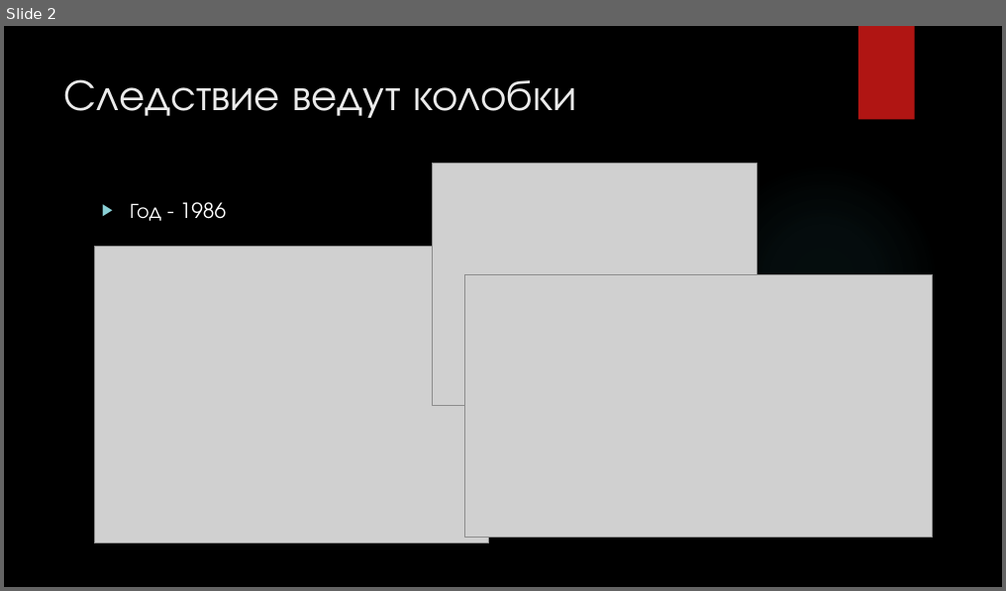
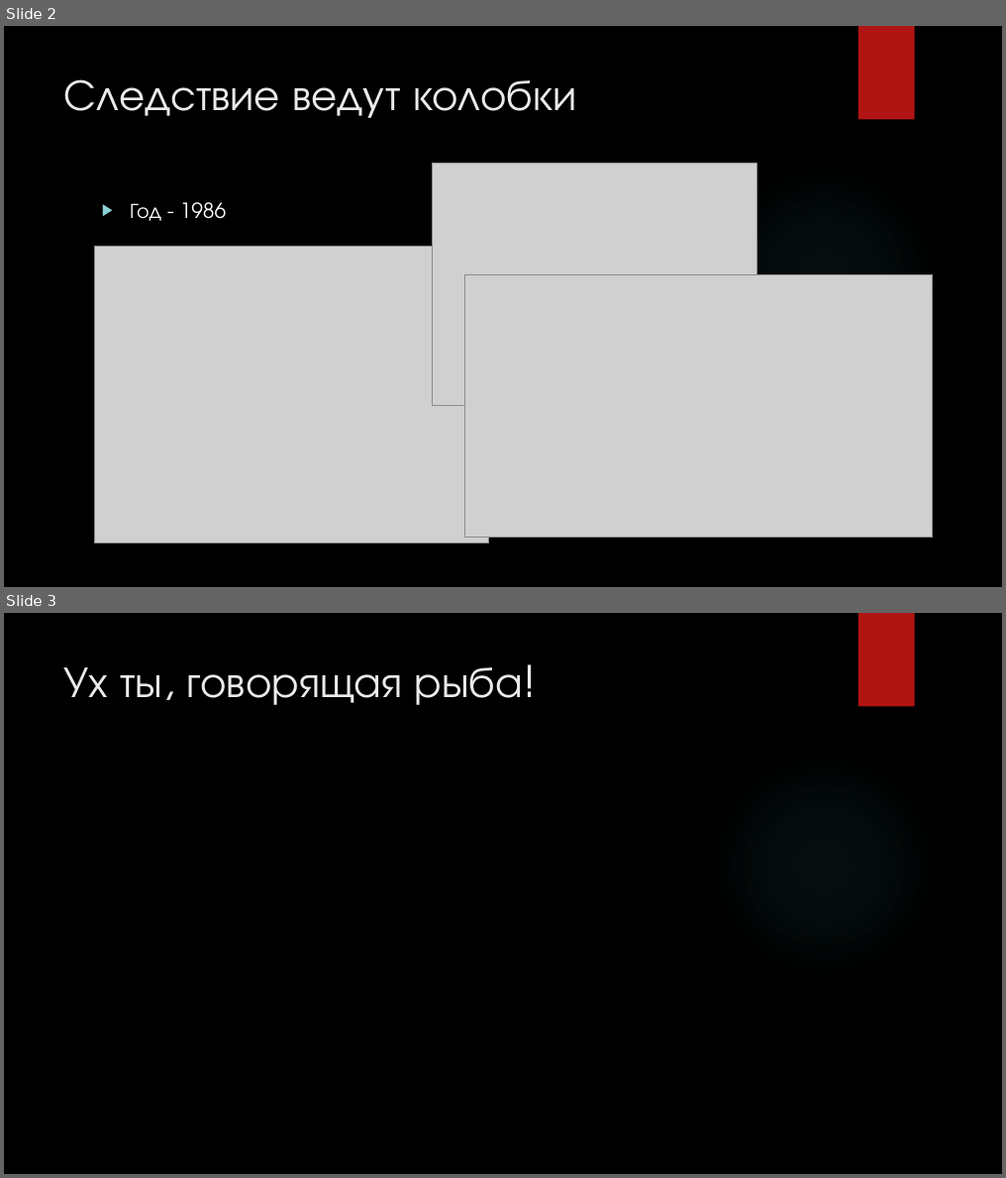
Before and after one commit to SergAub/PR6_Aubov_PR-21.102, a slide deck: Презентация.pptx. Shown one above the other, each under a label of ours: slide 2 before the commit, slides 2 and 3 after it. The pictures are 1006x591 and 1006x1178 pixels, drawn with LibreOffice and Linux fonts; fonts in the diff are those of the drawing; grey boxes stand for pictures; background and template pictures are left out. Boxes give left, top, right and bottom in pixels: in the first picture for what was removed or moved away, otherwise in the second. Text is boxed around its words. In the diff, an @@ line names an element or a change of style, - is before the commit and + after.

```diff
--- a/Презентация.pptx
+++ b/Презентация.pptx
@@ slide 3 added at box(4, 613, 1002, 1174), background picture (left out); not listed: 2 template elements that a slide beside it also shows @@
@@ title added at box(64, 667, 523, 705), 42 pt, text #EBEBEB @@
+Ух ты, говорящая рыба!
```
Also in this commit, not shown: 1 slide removed.
